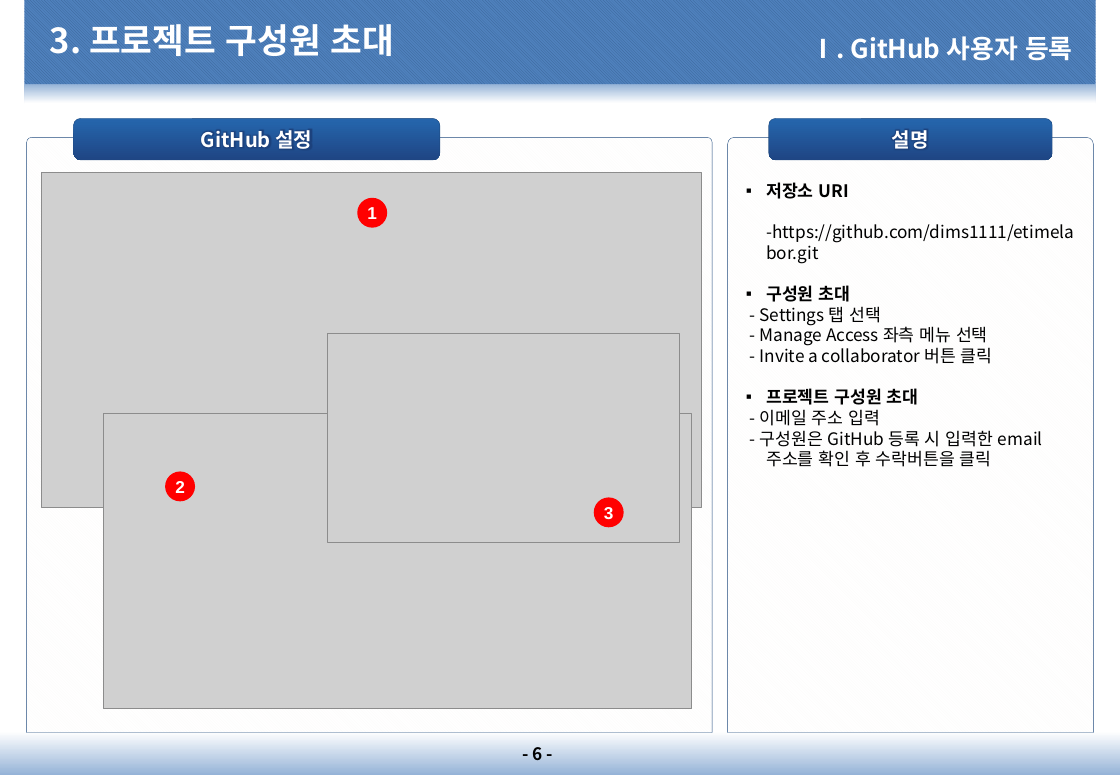
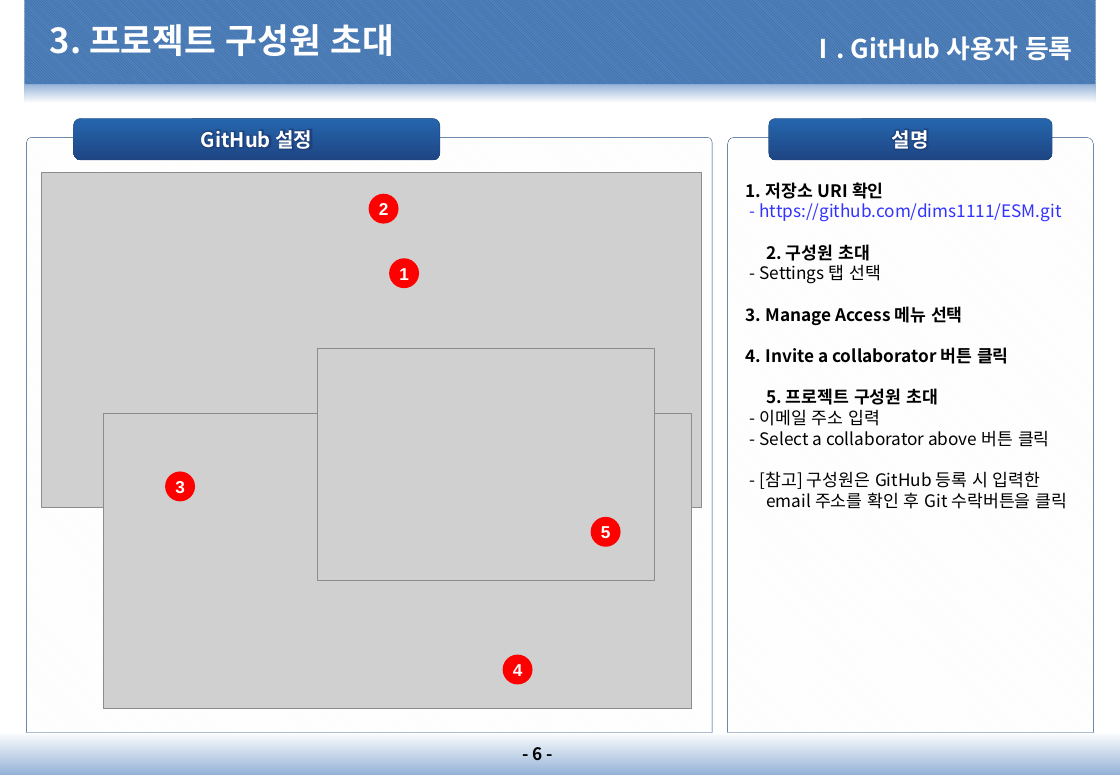
Before and after one commit to dims1111/ESM, a slide deck: slide 6 of document/10.프로젝트 관리(PM)/PM-1200.소프트웨어/PM-1210.GitHub 설명서/PM-1210.GitHub 설명서_20210201_v1.0.pptx. Drawn at 1120x775 pixels with LibreOffice and Linux fonts; fonts in the diff are those of the drawing; grey boxes stand for pictures; background and template pictures are left out. Boxes give left, top, right and bottom in pixels: in the first picture for what was removed or moved away, otherwise in the second. Text is boxed around its words. In the diff, an @@ line names an element or a change of style, - is before the commit and + after.

```diff
--- a/document/10.프로젝트 관리(PM)/PM-1200.소프트웨어/PM-1210.GitHub 설명서/PM-1210.GitHub 설명서_20210201_v1.0.pptx
+++ b/document/10.프로젝트 관리(PM)/PM-1200.소프트웨어/PM-1210.GitHub 설명서/PM-1210.GitHub 설명서_20210201_v1.0.pptx
@@ ellipse added at [369, 194, 398, 223], fill #FF0000, outline #FF0000 1 pt, 12 pt, text #FFFFFF, bold @@
+2
@@ text in round same rect at [746, 182, 1062, 261]: text changed; text colour #000000 to #3333FF @@
-▪ 저장소 URI
--https://github.com/dims1111/etimelabor.git
-▪ 구성원 초대
+1. 저장소 URI 확인
+- https://github.com/dims1111/ESM.git
+2. 구성원 초대
@@ ellipse "1": place and size @@
-ellipse "1" at [358, 199, 387, 228]
+ellipse "1" at [390, 260, 419, 289]
@@ text in round same rect at [746, 306, 1009, 405]: text changed; bold on @@
-- Manage Access 좌측 메뉴 선택
-- Invite a collaborator 버튼 클릭
-▪ 프로젝트 구성원 초대
+3. Manage Access 메뉴 선택
+4. Invite a collaborator 버튼 클릭
+5. 프로젝트 구성원 초대
@@ picture: place and size @@
-picture at [328, 333, 680, 543]
+picture at [317, 350, 654, 581]
@@ text in round same rect at [760, 430, 1068, 509]: text changed @@
-- 구성원은 GitHub 등록 시 입력한 email 주소를 확인 후 수락버튼을 클릭
+- Select a collaborator above 버튼 클릭
+- [참고] 구성원은 GitHub 등록 시 입력한 email 주소를 확인 후 Git 수락버튼을 클릭
@@ text in ellipse at [175, 481, 185, 493]: text changed @@
-2
+3
@@ ellipse removed at [595, 498, 624, 527] @@
-3
@@ ellipse added at [592, 518, 620, 547], fill #FF0000, outline #FF0000 1 pt, 12 pt, text #FFFFFF, bold @@
+5
@@ ellipse added at [504, 656, 533, 685], fill #FF0000, outline #FF0000 1 pt, 12 pt, text #FFFFFF, bold @@
+4
```
Also in this commit, not shown: 13 other slides changed, 2 other files.
